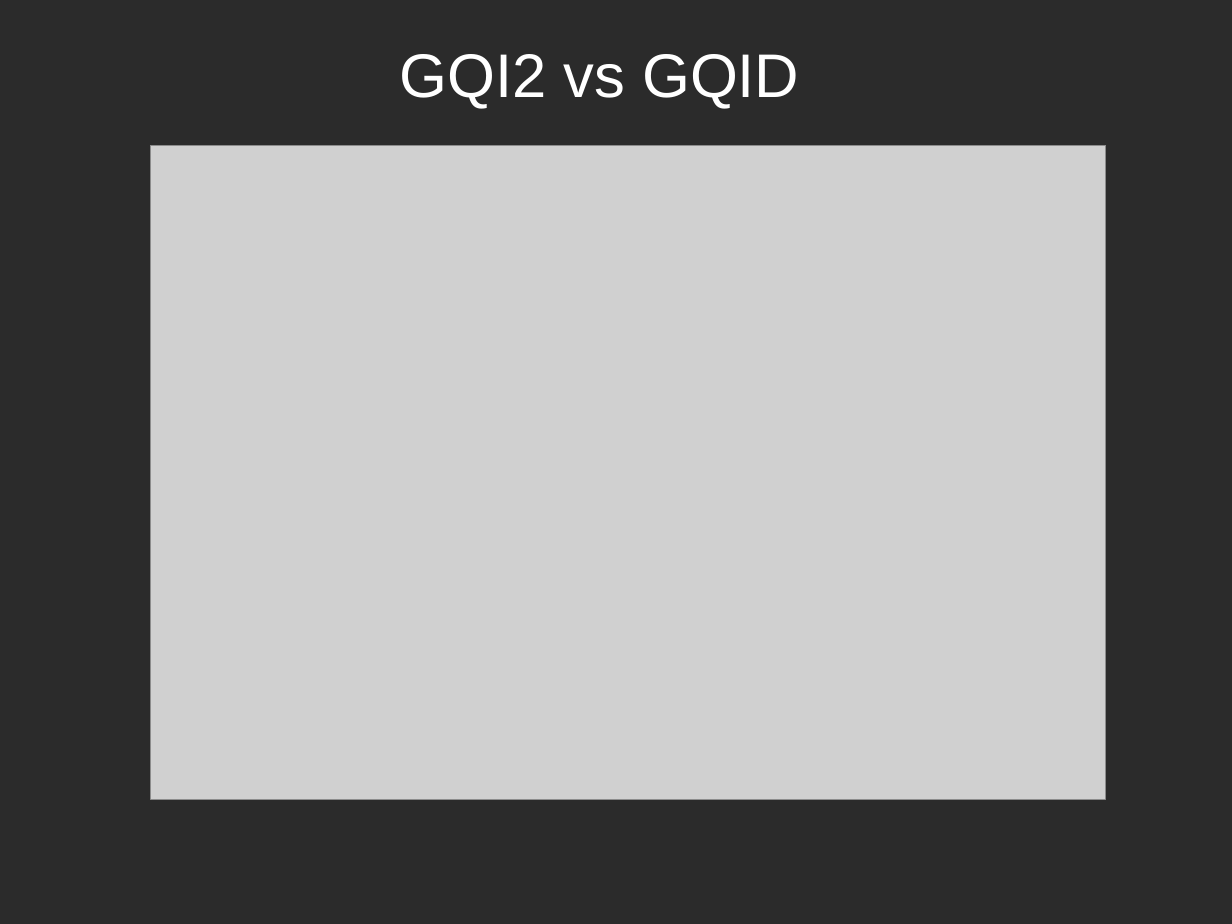
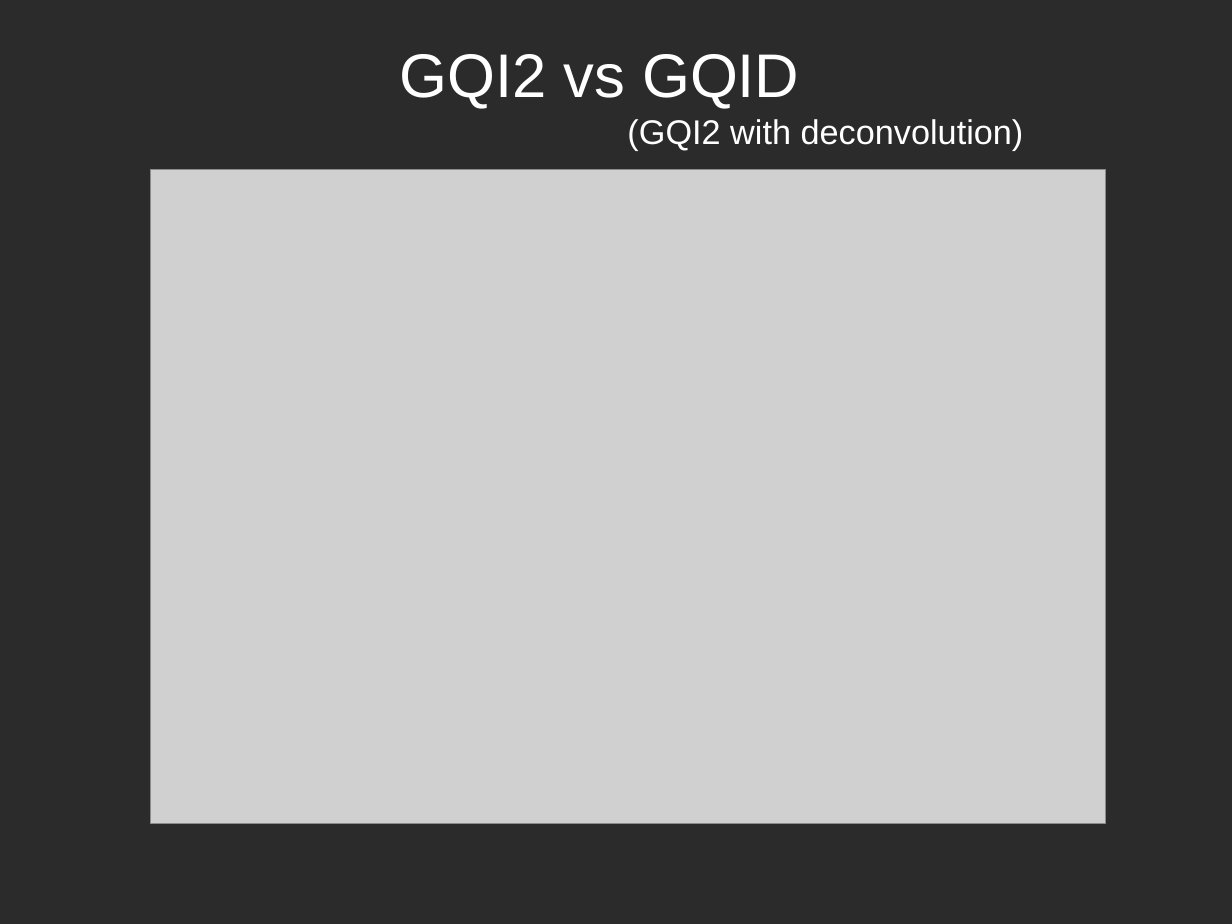
Before and after one commit to Garyfallidis/isbi2013, a slide deck: slide 6 of abstracts/Elef_Presentation.odp (slide 5 before the commit). Drawn at 1232x924 pixels with LibreOffice and Linux fonts; fonts in the diff are those of the drawing; grey boxes stand for pictures; background and template pictures are left out; a plain dark background stands for a picture behind light text. Boxes give left, top, right and bottom in pixels: in the first picture for what was removed or moved away, otherwise in the second. Text is boxed around its words. In the diff, an @@ line names an element or a change of style, - is before the commit and + after.

```diff
--- a/abstracts/Elef_Presentation.odp
+++ b/abstracts/Elef_Presentation.odp
@@ text at (x1=627, y1=119, x2=1024, y2=151): paragraph added @@
+(GQI2 with deconvolution)
@@ picture moved from (x1=150, y1=145, x2=1106, y2=800) to (x1=150, y1=170, x2=1106, y2=824) @@
```
Also in this commit, not shown: 5 other slides changed, 1 slide added, 1 slide removed, 1 other file.
